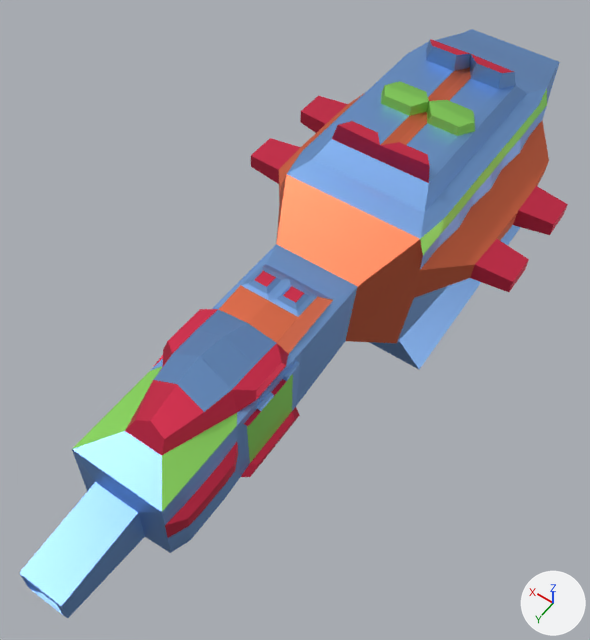
What one commit did to the glTF model src/assets/models/weapon.glb.
Both versions are drawn from a camera (50 mm lens) standing at (-6.46, 8.8, 14.09) and looking at (0.7, -1.23, -1.66). Lighting does not change. The marker at lower right points along +X, +Y and +Z. Where no turn or scale is listed for an object, it has been applied to the vertices. Vertices at the same position are counted once.

The scene before the commit, as lines of its bpy script (objects in view):
```python
mat_material_004 = principled_material('Material.004')
mat_material_004.base_color = (0.8, 0.179, 0.0836)  # orange #e77552
mat_material_004.metallic = 0.85
me_cube_001 = bpy.data.meshes.new('Cube.001')
me_cube_001.from_pydata(...)  # 398 vertices, 810 faces; spans x -3.5..3.7, y -11.9..7.3, z -5.2..2.7
# faces by material slot: [429, 215, 78, 88]
me_cube_001.materials.append(mat_material_001)  # blue #83afe7
me_cube_001.materials.append(mat_material_002)  # red #e73a5b
me_cube_001.materials.append(mat_material_003)  # green #9ce76e
me_cube_001.materials.append(mat_material_004)  # orange #e77552
ob_cube = bpy.data.objects.new('Cube', me_cube_001)
ob_cube.location = (0.0, 0.0, 0.0)
```
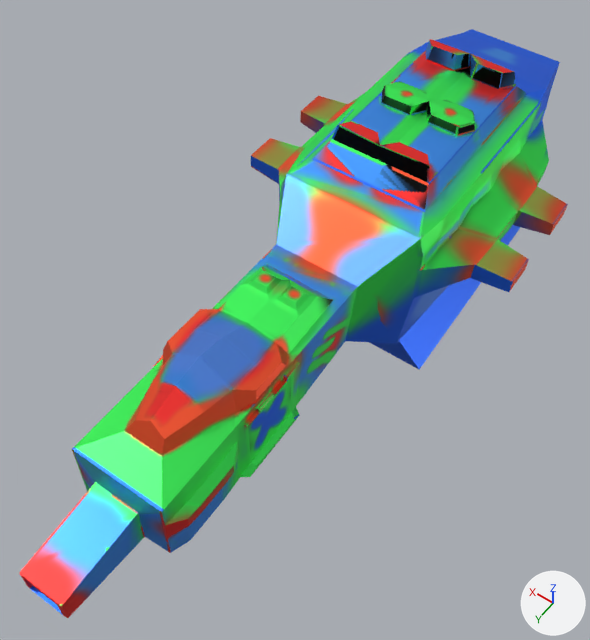
Changed parts and their boxes [x1, y1, x2, y2] in the pictures (590 x 640 px):
'Cube', surface changed, recoloured: [19, 29, 568, 618] in both
part 1 of me_cube_001, recoloured: [19, 29, 560, 618] in both
part 2 of me_cube_001, recoloured: [125, 39, 568, 538] in both
part 3 of me_cube_001, recoloured: [72, 81, 547, 511] in both

The change, as a list of edits to the scene's bpy script:
```text
Add img_weapon:
    img_weapon = load_image('weapon', '_unpacked/weapon', 1024, 1024, 'sRGB')
Change mat_material_004:
    remove mat_material_004.base_color = (0.8, 0.179, 0.0836)  # orange #e77552
    add mat_material_004.texture = img_weapon
Change me_cube_001:
    where me_cube_001.from_pydata(...)  # 398 vertices, 810 faces; spans x -3.5..3.7, y -11.9..7.3, z -5.2..2.7
    used by ob_cube; location = (0.0, 0.0, 0.0)
    me_cube_001 part 1: all 429 faces that had it switch from mat_material_001 (blue #83afe7) to mat_material_004 (picture img_weapon)
    me_cube_001 part 2: all 215 faces that had it switch from mat_material_002 (red #e73a5b) to mat_material_004 (picture img_weapon)
    me_cube_001 part 3: all 78 faces that had it switch from mat_material_003 (green #9ce76e) to mat_material_004 (picture img_weapon)
```
